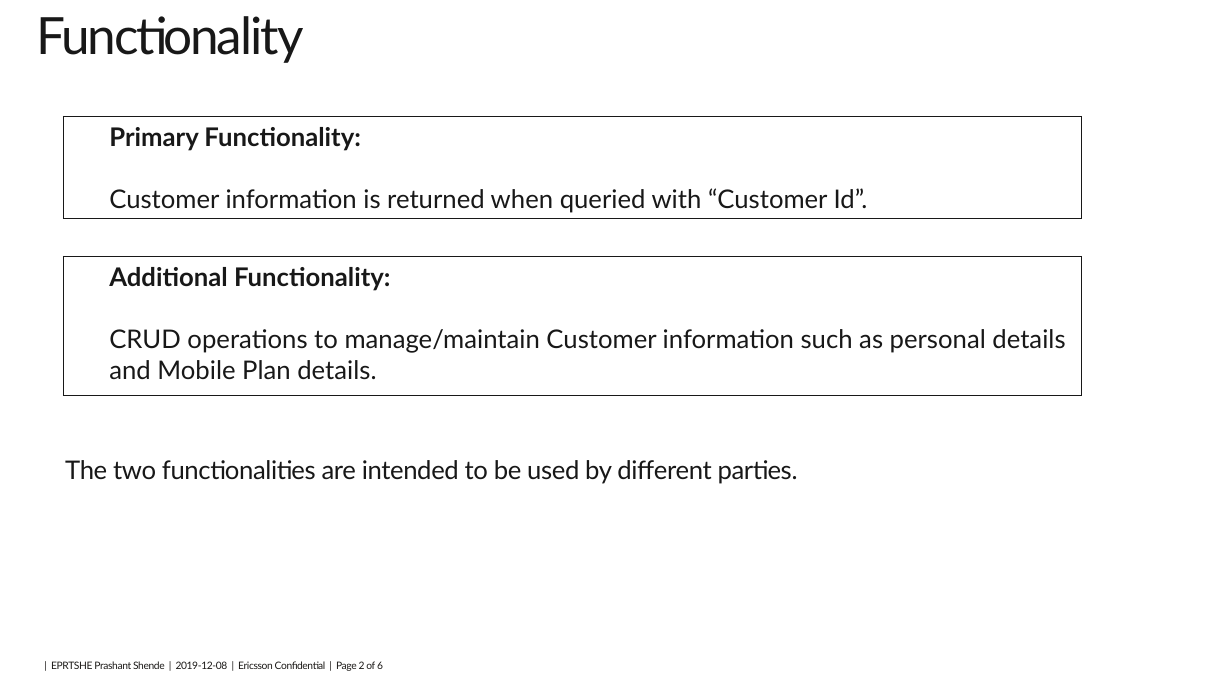
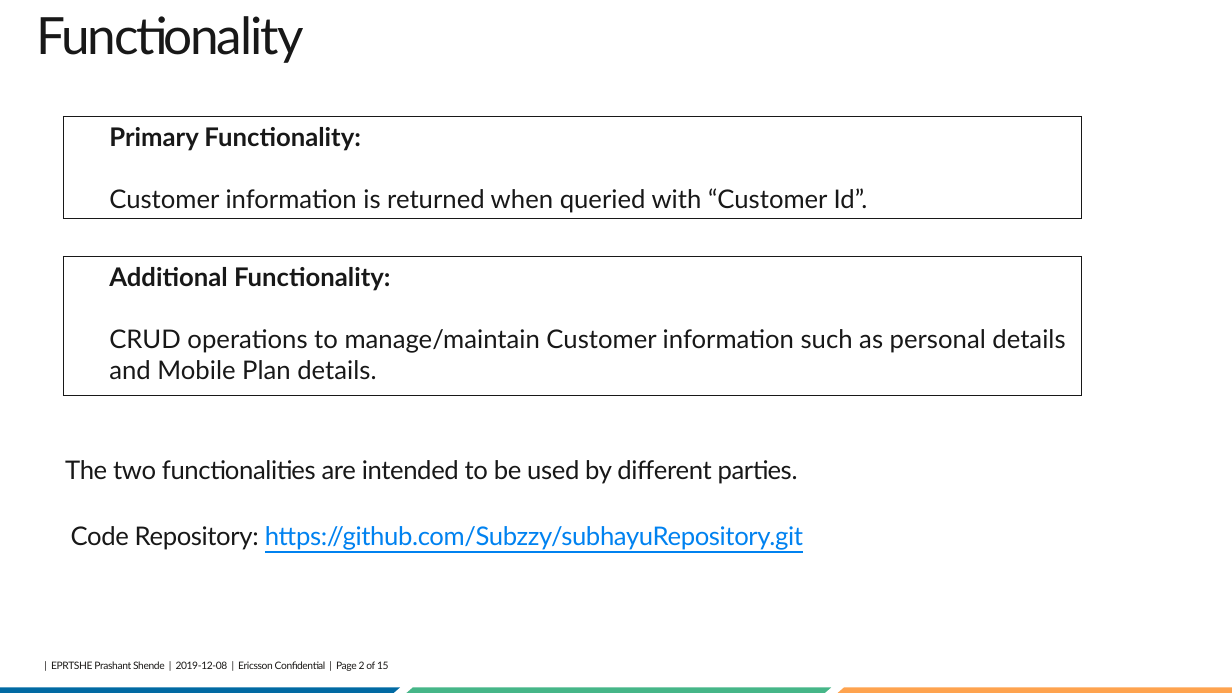
Before and after one commit to Subzzy/subhayuRepository, a slide deck: slide 2 of BC_1.pptx. Drawn at 1232x693 pixels with LibreOffice and Linux fonts; fonts in the diff are those of the drawing; background and template pictures are left out. Boxes give left, top, right and bottom in pixels: in the first picture for what was removed or moved away, otherwise in the second. Text is boxed around its words. In the diff, an @@ line names an element or a change of style, - is before the commit and + after.

```diff
--- a/BC_1.pptx
+++ b/BC_1.pptx
@@ text added at box(71, 526, 803, 550), 20 pt, text #0082F0, underline @@
+Code Repository: https://github.com/Subzzy/subhayuRepository.git
@@ parallelogram added at box(0, 688, 400, 693), fill #016AA3 @@
@@ text at box(51, 661, 389, 671): text changed @@
-| EPRTSHE Prashant Shende | 2019-12-08 | Ericsson Confidential | Page 2 of 6
+| EPRTSHE Prashant Shende | 2019-12-08 | Ericsson Confidential | Page 2 of 15
@@ parallelogram added at box(400, 688, 832, 693), fill #46B688 @@
@@ parallelogram added at box(832, 688, 1232, 693), fill #FEA34F @@
```
Also in this commit, not shown: 11 other slides changed, 3 slides added.
